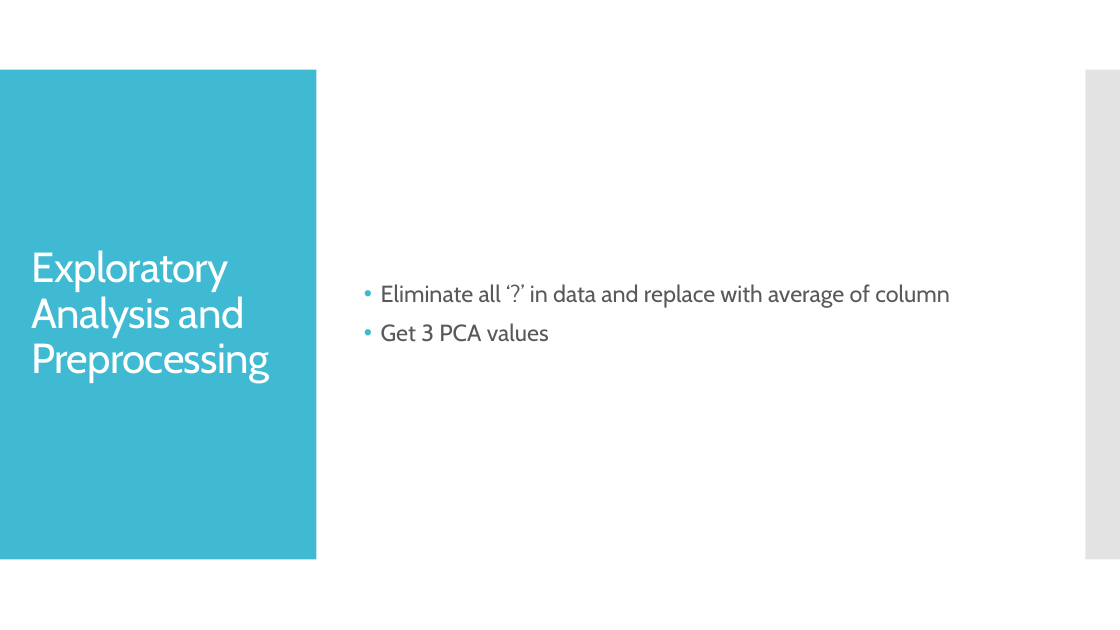
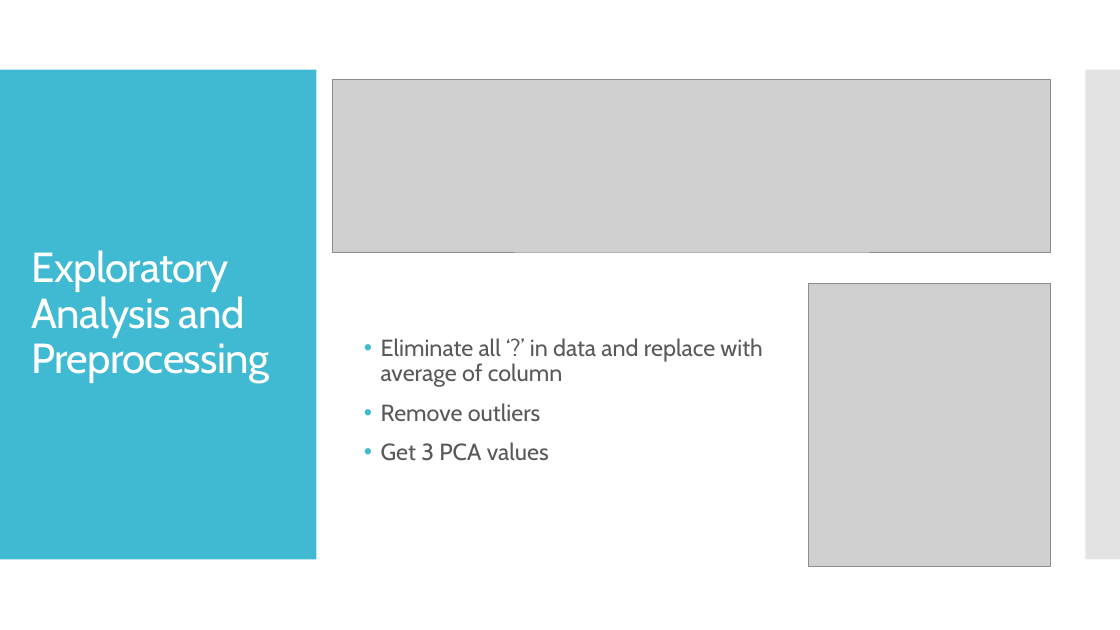
Before and after one commit to TobyJChappell/CPSC_392, a slide deck: slide 2 of FinalProject/AutomobilePrediction.pptx. Drawn at 1120x630 pixels with LibreOffice and Linux fonts; fonts in the diff are those of the drawing; grey boxes stand for pictures. Boxes give left, top, right and bottom in pixels: in the first picture for what was removed or moved away, otherwise in the second. Text is boxed around its words. In the diff, an @@ line names an element or a change of style, - is before the commit and + after.

```diff
--- a/FinalProject/AutomobilePrediction.pptx
+++ b/FinalProject/AutomobilePrediction.pptx
@@ picture added at bbox=[332, 79, 1050, 252] @@
@@ text "Eliminate all ‘?’ in data ...": place and size @@
-text "Eliminate all ‘?’ in data ..." at bbox=[381, 284, 950, 342]
+text "Eliminate all ‘?’ in data ..." at bbox=[381, 338, 762, 461]
@@ picture added at bbox=[808, 283, 1051, 567] @@
@@ text at bbox=[381, 403, 541, 421]: paragraph added @@
+• Remove outliers
```
Also in this commit, not shown: 4 other slides changed, 32 other files.
